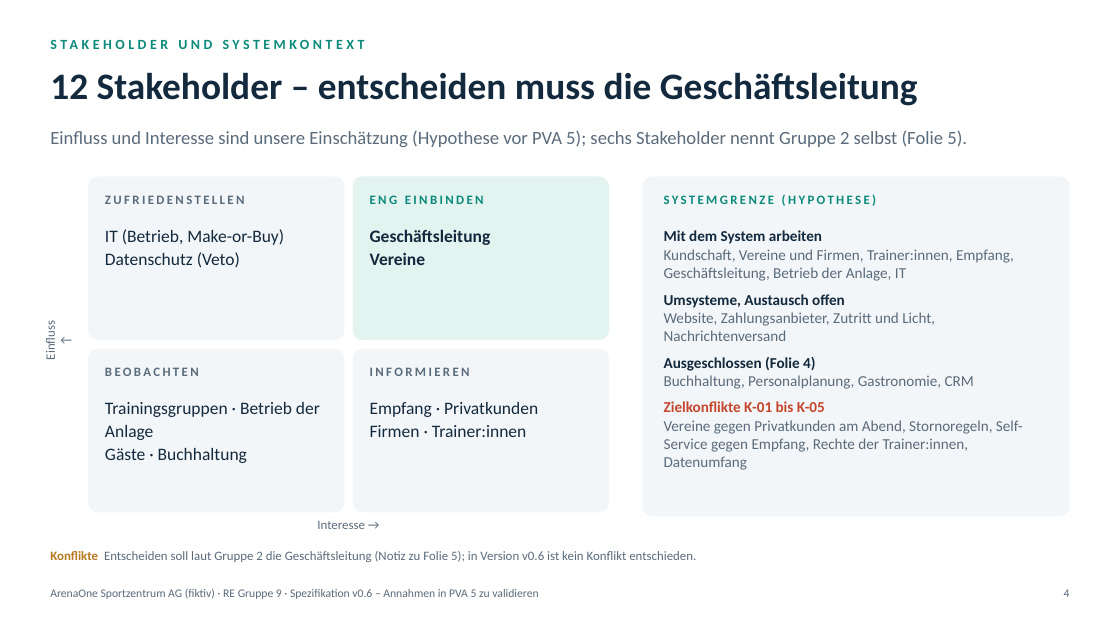
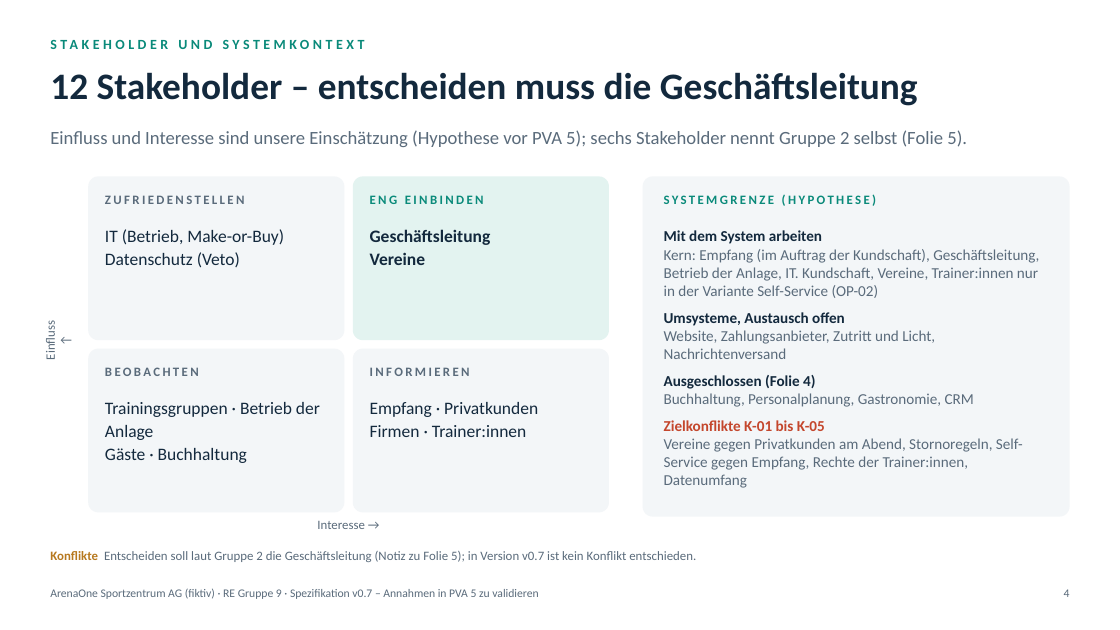
Before and after one commit to gotazlib/abgaben, a slide deck: slide 4 of requirements-engineering/re-arenaone/praesentation-pva9-10/RE_ArenaOne_Loesung.pptx. Drawn at 1120x630 pixels with LibreOffice and Linux fonts; fonts in the diff are those of the drawing. Boxes give left, top, right and bottom in pixels: in the first picture for what was removed or moved away, otherwise in the second. Text is boxed around its words. In the diff, an @@ line names an element or a change of style, - is before the commit and + after.

Commit message:
Requirements Engineering: ArenaOne Spezifikation v0.7 (Kernprozess ohne Self-Service), Leitfaden mit Muss-Fragen, Bestätigungsliste

```diff
--- a/requirements-engineering/re-arenaone/praesentation-pva9-10/RE_ArenaOne_Loesung.pptx
+++ b/requirements-engineering/re-arenaone/praesentation-pva9-10/RE_ArenaOne_Loesung.pptx
@@ text at [664, 249, 1039, 298]: text changed @@
-Kundschaft, Vereine und Firmen, Trainer:innen, Empfang, Geschäftsleitung, Betrieb der Anlage, IT
+Kern: Empfang (im Auftrag der Kundschaft), Geschäftsleitung, Betrieb der Anlage, IT. Kundschaft, Vereine, Trainer:innen nur in der Variante Self-Service (OP-02)
@@ text at [50, 551, 696, 562]: text changed @@
-Konflikte Entscheiden soll laut Gruppe 2 die Geschäftsleitung (Notiz zu Folie 5); in Version v0.6 ist kein Konflikt entschieden.
+Konflikte Entscheiden soll laut Gruppe 2 die Geschäftsleitung (Notiz zu Folie 5); in Version v0.7 ist kein Konflikt entschieden.
@@ text at [50, 588, 538, 599]: text changed @@
-ArenaOne Sportzentrum AG (fiktiv) · RE Gruppe 9 · Spezifikation v0.6 – Annahmen in PVA 5 zu validieren
+ArenaOne Sportzentrum AG (fiktiv) · RE Gruppe 9 · Spezifikation v0.7 – Annahmen in PVA 5 zu validieren
```
Also in this commit, not shown: 24 other slides changed, 44 other files.
